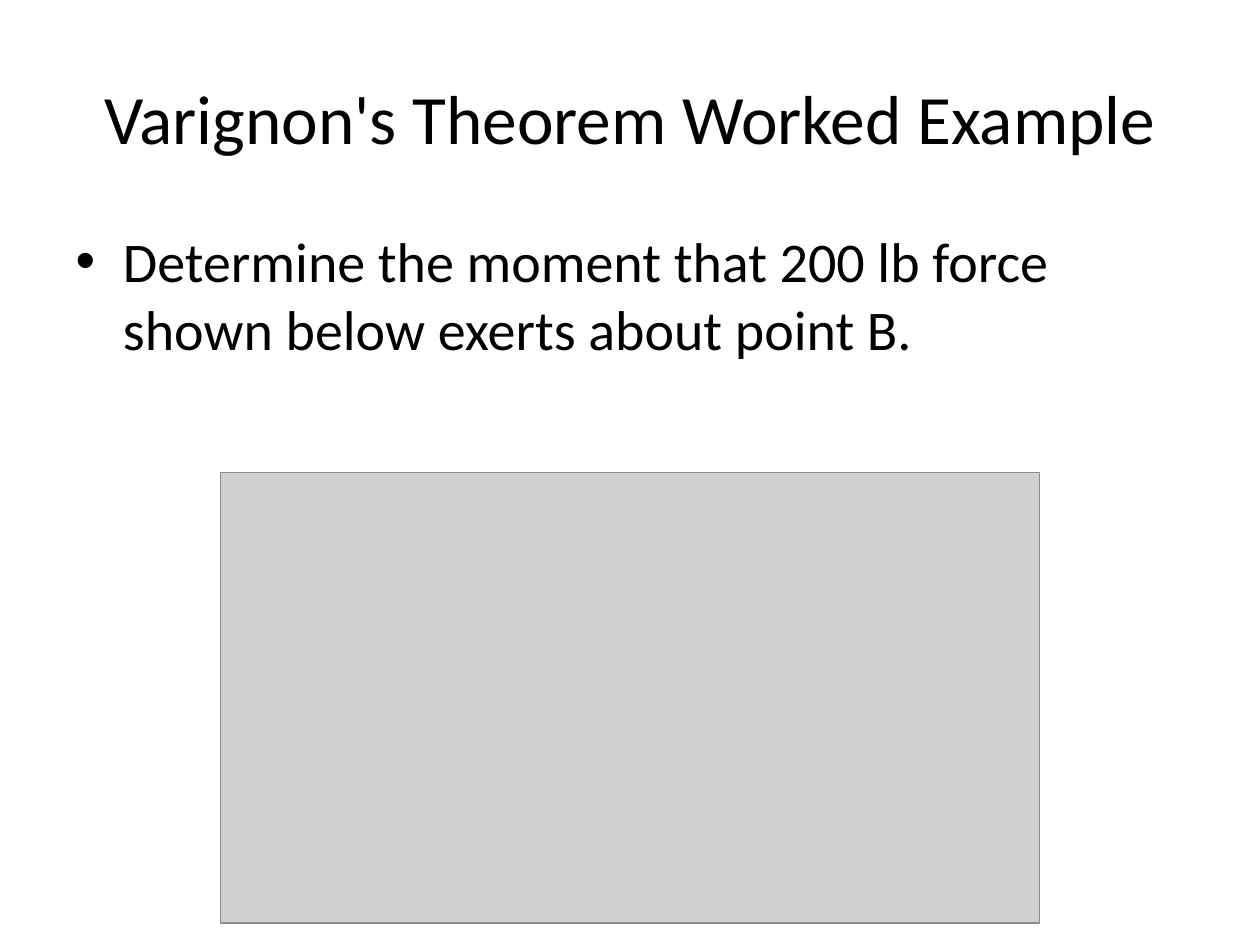
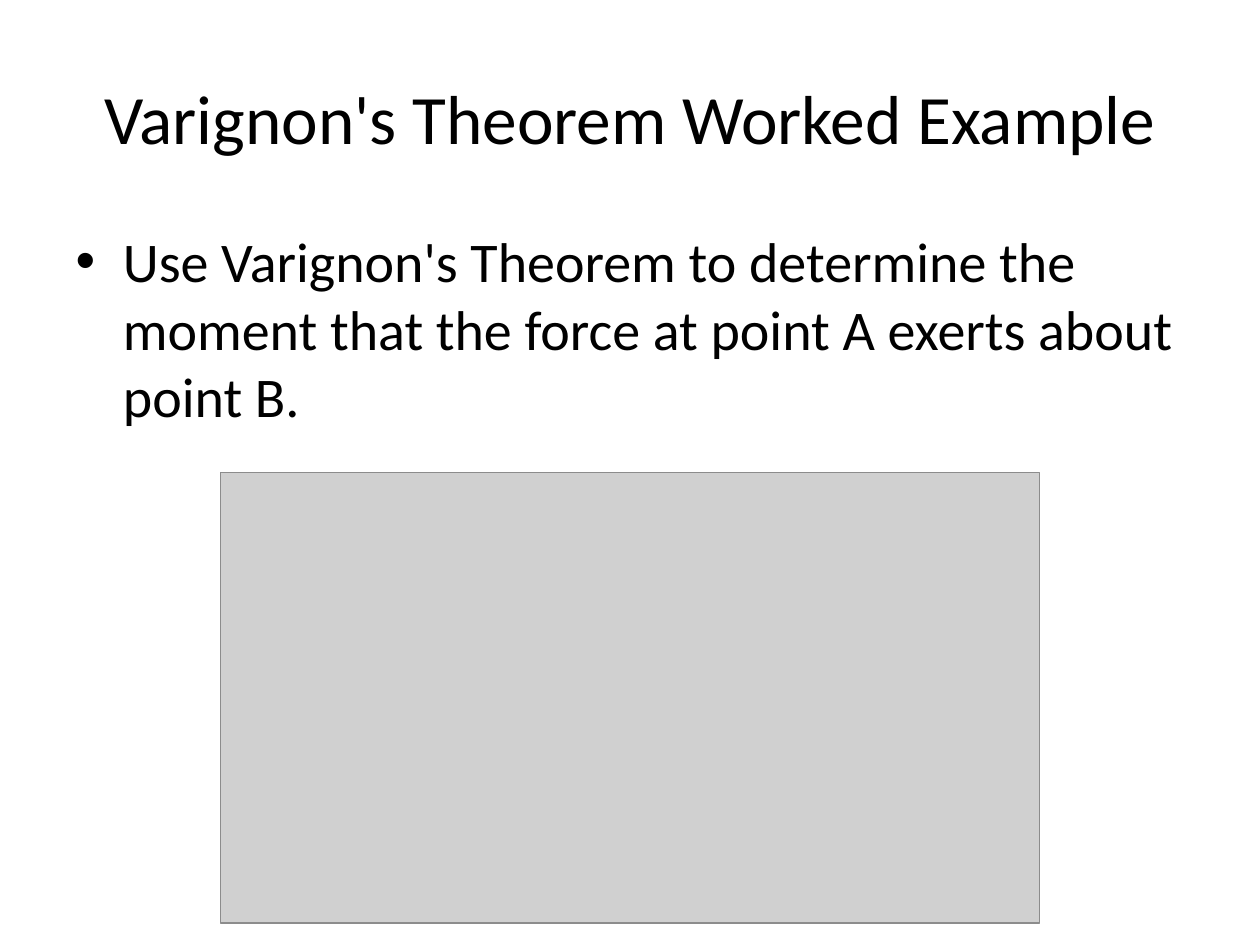
Before and after one commit to JacobMoore/mechanics_textbook, a slide deck: slide 7 of Lecture Slides/VideoLectureSlides/3.2.pptx. Drawn at 1260x945 pixels with LibreOffice and Linux fonts; fonts in the diff are those of the drawing; grey boxes stand for pictures. Boxes give left, top, right and bottom in pixels: in the first picture for what was removed or moved away, otherwise in the second. Text is boxed around its words. In the diff, an @@ line names an element or a change of style, - is before the commit and + after.

Commit message:
Added Worked Examples Chap 3
Added worked examples, not including videos to chapter 3

```diff
--- a/Lecture Slides/VideoLectureSlides/3.2.pptx
+++ b/Lecture Slides/VideoLectureSlides/3.2.pptx
@@ text at [123,243,1172,426]: text changed @@
-• Determine the moment that 200 lb force shown below exerts about point B.
+• Use Varignon's Theorem to determine the moment that the force at point A exerts about point B.
```
Also in this commit, not shown: 1 slide added, 25 other files.
